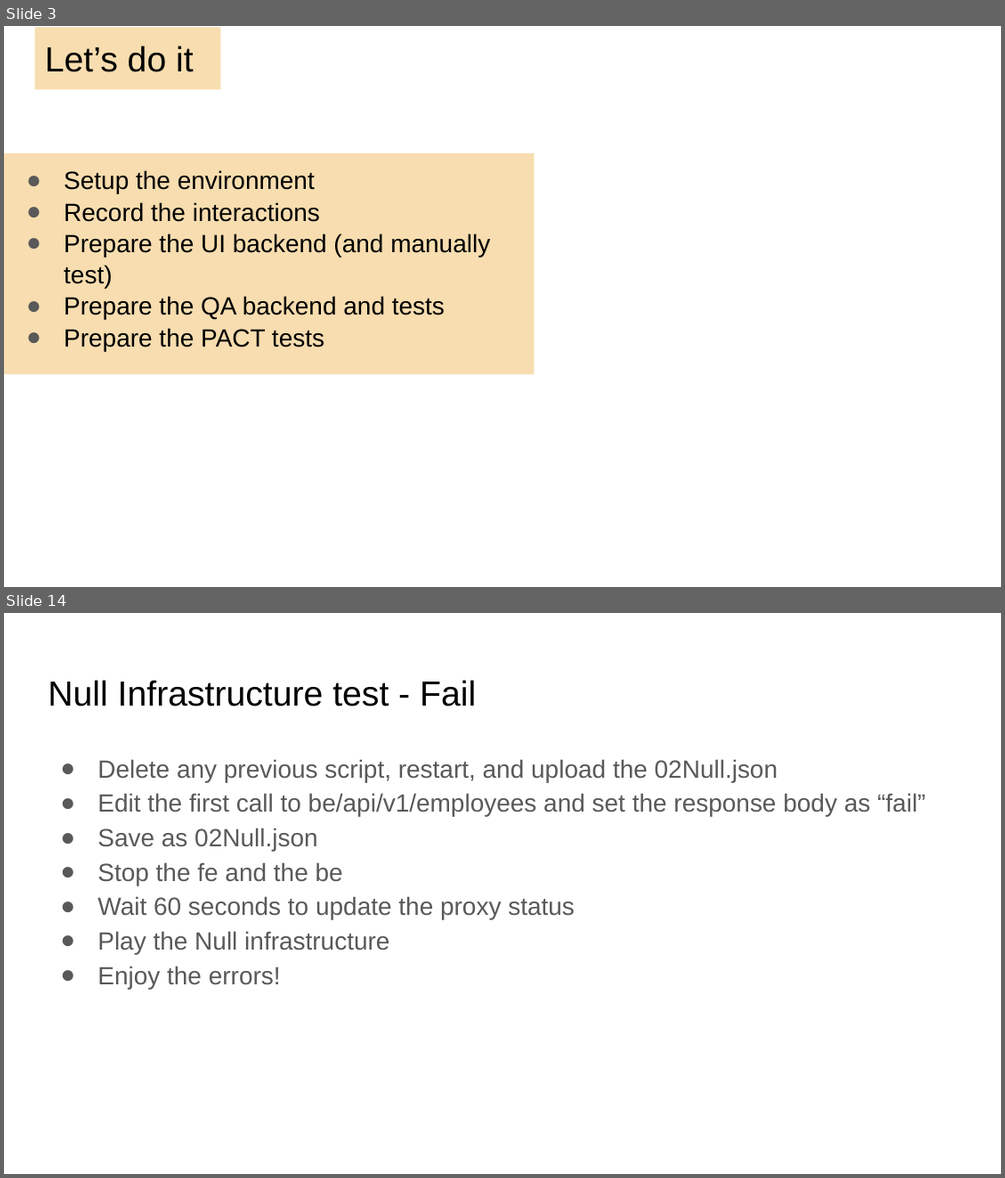
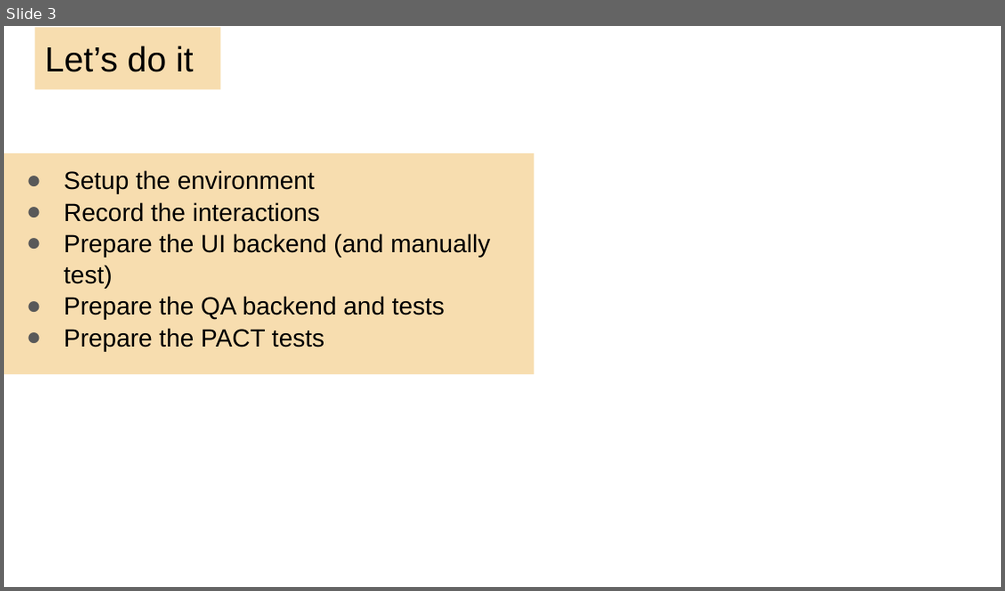
Before and after one commit to kendarorg/HttpAnsweringMachine, a slide deck: docs/HAM.EP.pptx. Shown one above the other, each under a label of ours: slides 3 and 14 before the commit, slide 3 after it; the slides between them are not shown. The pictures are 1005x1178 and 1005x591 pixels, drawn with LibreOffice and Linux fonts; fonts in the diff are those of the drawing; background and template pictures are left out. Boxes give left, top, right and bottom in pixels: in the first picture for what was removed or moved away, otherwise in the second. Text is boxed around its words. In the diff, an @@ line names an element or a change of style, - is before the commit and + after.

```diff
--- a/docs/HAM.EP.pptx
+++ b/docs/HAM.EP.pptx
@@ slide 14 removed at bbox=[4, 613, 1001, 1174], background #FFFFFF @@
@@ title removed at bbox=[48, 680, 476, 706] @@
-Null Infrastructure test - Fail
@@ text removed at bbox=[97, 759, 925, 989] @@
-● Delete any previous script, restart, and upload the 02Null.json
-● Edit the first call to be/api/v1/employees and set the response body as “fail”
-● Save as 02Null.json
-● Stop the fe and the be
-● Wait 60 seconds to update the proxy status
-● Play the Null infrastructure
-● Enjoy the errors!
```
Also in this commit, not shown: 3 slides changed, 1 slide added, 12 other slides removed, 1 other file.
